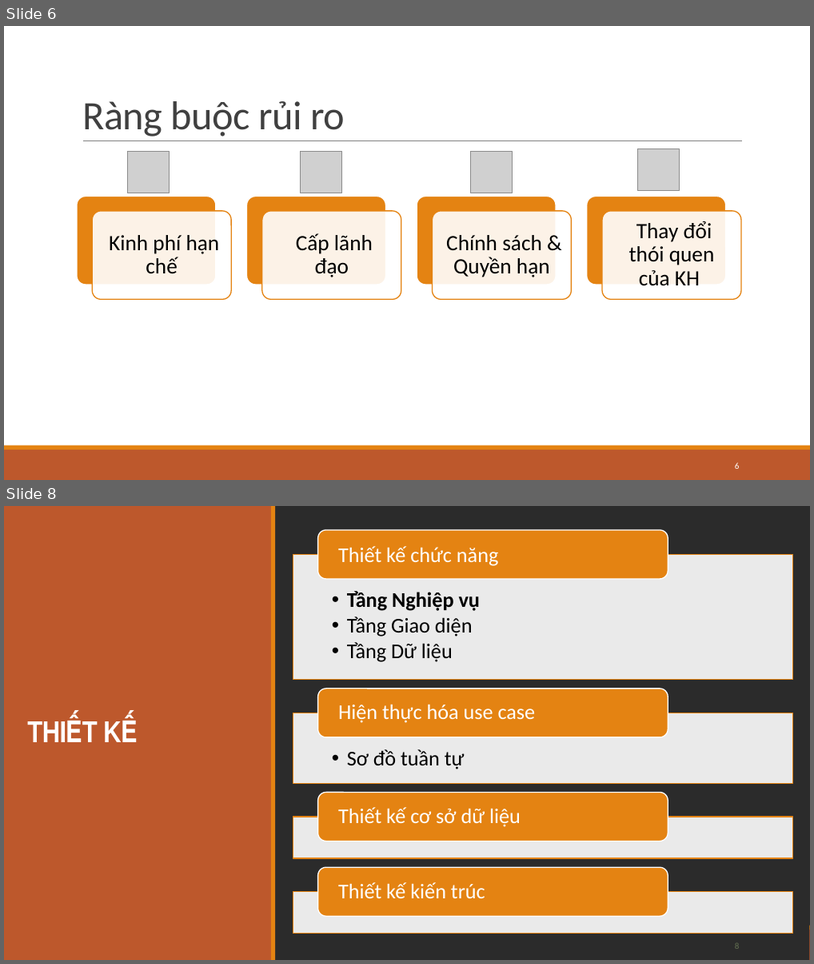
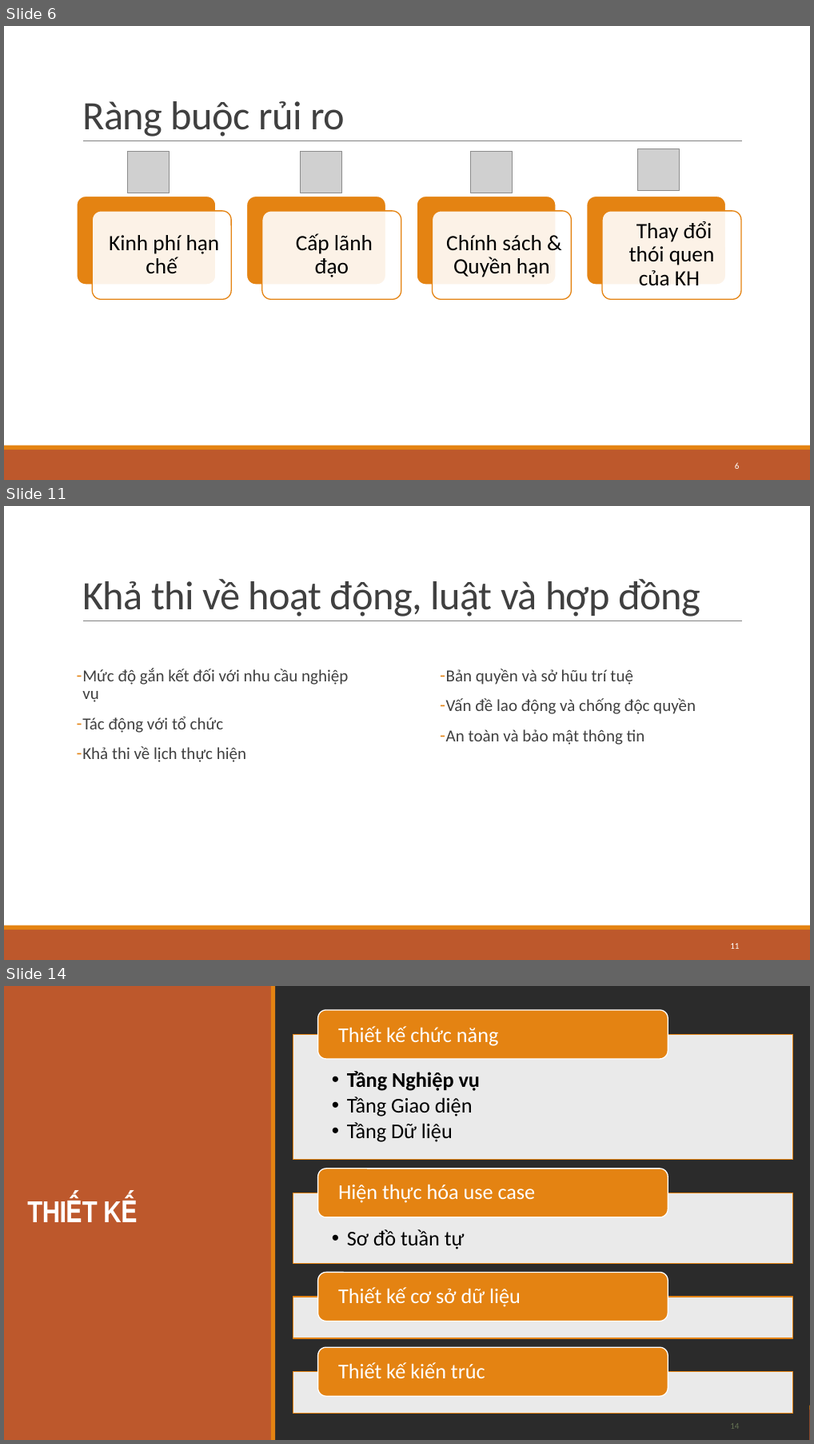
Before and after one commit to trandinhlam/master_2nd_semester, a slide deck: HoachDinhChienLuoc/DoAnHoachDinhChienLuoc.pptx. Shown one above the other, each under a label of ours: slides 6 and 8 before the commit, slides 6, 11 and 14 after it; the slides between them are not shown. The pictures are 814x964 and 814x1444 pixels, drawn with LibreOffice and Linux fonts; fonts in the diff are those of the drawing; grey boxes stand for pictures; background and template pictures are left out; a plain dark background stands for a picture behind light text. Boxes give left, top, right and bottom in pixels: in the first picture for what was removed or moved away, otherwise in the second. Text is boxed around its words. In the diff, an @@ line names an element or a change of style, - is before the commit and + after.

```diff
--- a/HoachDinhChienLuoc/DoAnHoachDinhChienLuoc.pptx
+++ b/HoachDinhChienLuoc/DoAnHoachDinhChienLuoc.pptx
@@ slide 11 added at [4, 506, 810, 960], background picture (left out); not listed: 3 template elements that a slide beside it also shows @@
@@ title added at [82, 579, 701, 616], 48 pt, text #404040 @@
+Khả thi về hoạt động, luật và hợp đồng
@@ text added at [82, 668, 348, 762], 20 pt, text #404040 @@
+– Mức độ gắn kết đối với nhu cầu nghiệp vụ
+– Tác động với tổ chức
+– Khả thi về lịch thực hiện
@@ text added at [446, 668, 696, 744], 20 pt, text #404040 @@
+– Bản quyền và sở hũu trí tuệ
+– Vấn đề lao động và chống độc quyền
+– An toàn và bảo mật thông tin
@@ page number added at [730, 943, 739, 948], 10.5 pt, text #FFFFFF @@
+11
@@ what was slide 8 is now slide 14 @@
@@ page number at [730, 1423, 739, 1428]: text changed @@
-8
+14
```
Also in this commit, not shown: 2 slides changed, 10 other slides added, 1 slide removed, 2 other files.
